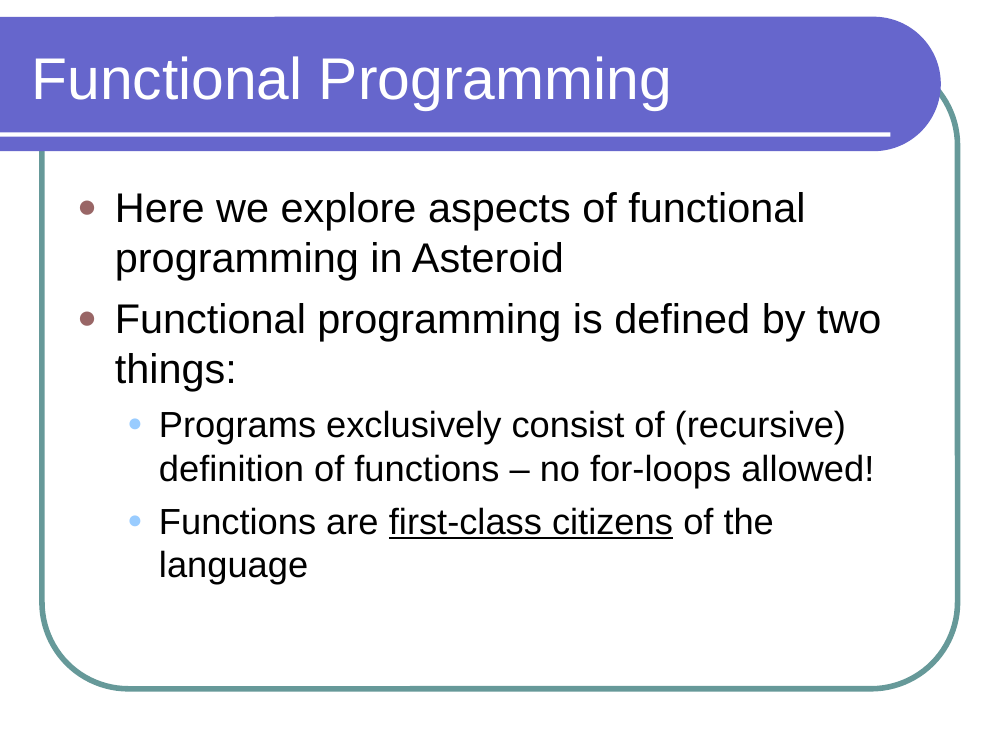
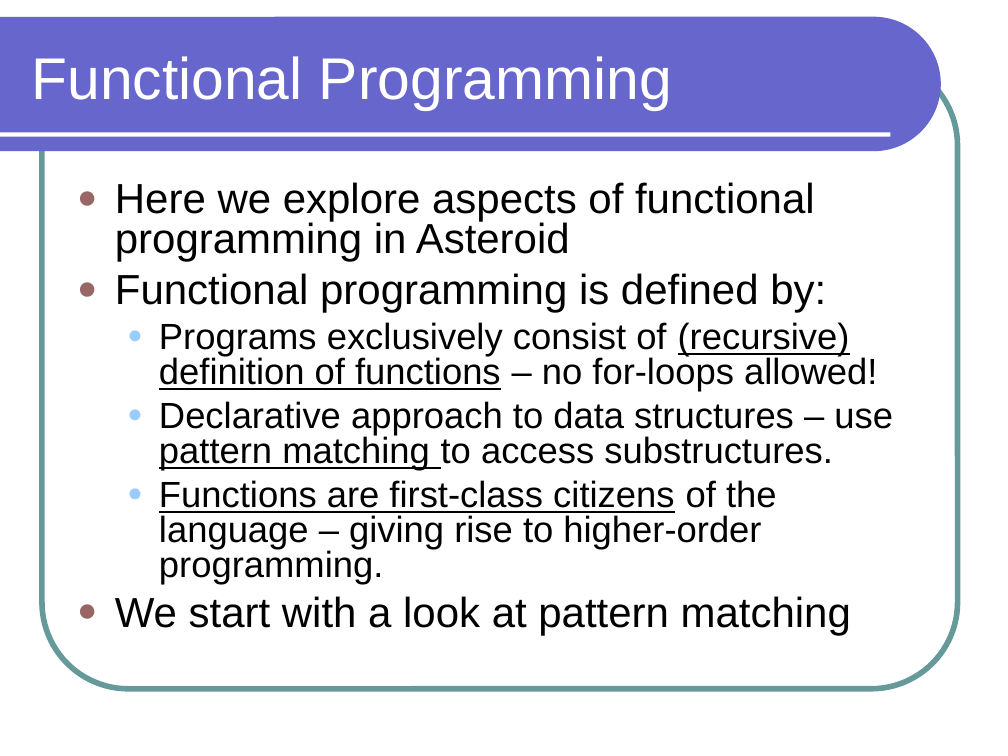
Before and after one commit to lutzhamel/CSC301, a slide deck: slide 1 of notes/csc301-ln013.ppt. Drawn at 1008x756 pixels with LibreOffice and Linux fonts; fonts in the diff are those of the drawing. Boxes give left, top, right and bottom in pixels: in the first picture for what was removed or moved away, otherwise in the second. Text is boxed around its words. In the diff, an @@ line names an element or a change of style, - is before the commit and + after.

```diff
--- a/notes/csc301-ln013.ppt
+++ b/notes/csc301-ln013.ppt
@@ text at [115,182,877,392]: size 29.6 to 30 pt in "Here we explore aspects of functional programming ..."; size 25.9 to 26 pt in "Programs exclusively consist of (recursive) definition of ..."; underline on in "(recursive) definition of functions"; line spacing 1 to 0.8 @@
@@ text at [115,273,826,313]: text changed; size 29.6 to 30 pt @@
-● Functional programming is defined by two things:
+● Functional programming is defined by:
@@ text at [115,401,893,635]: text changed; size 25.9 to 26 pt @@
-  ● Functions are first-class citizens of the language
+  ● Declarative approach to data structures – use pattern matching to access substructures.
+  ● Functions are first-class citizens of the language – giving rise to higher-order programming.
+● We start with a look at pattern matching
```
Also in this commit, not shown: 1 other slide changed, 5 slides removed, 20 other files.
